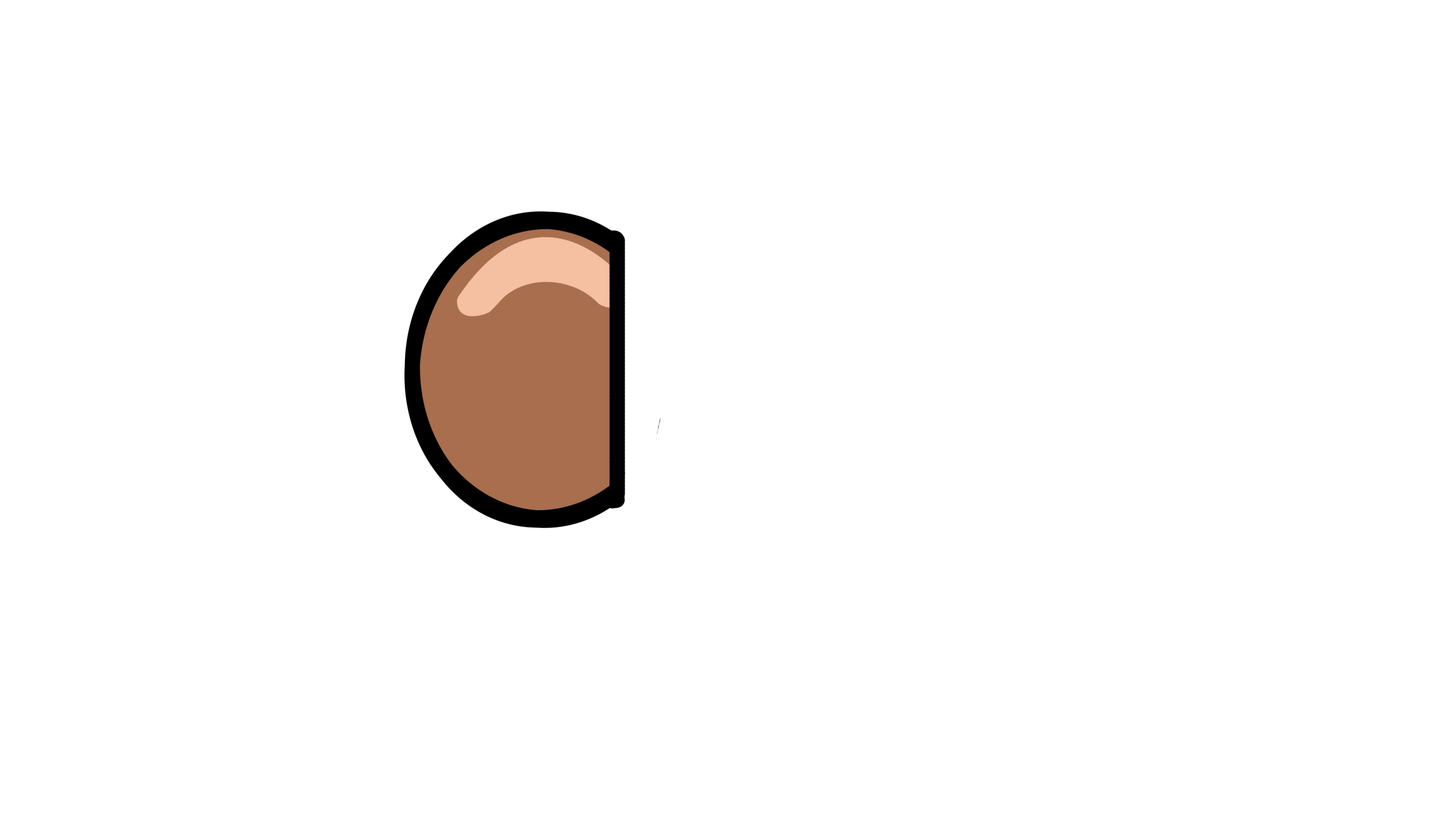
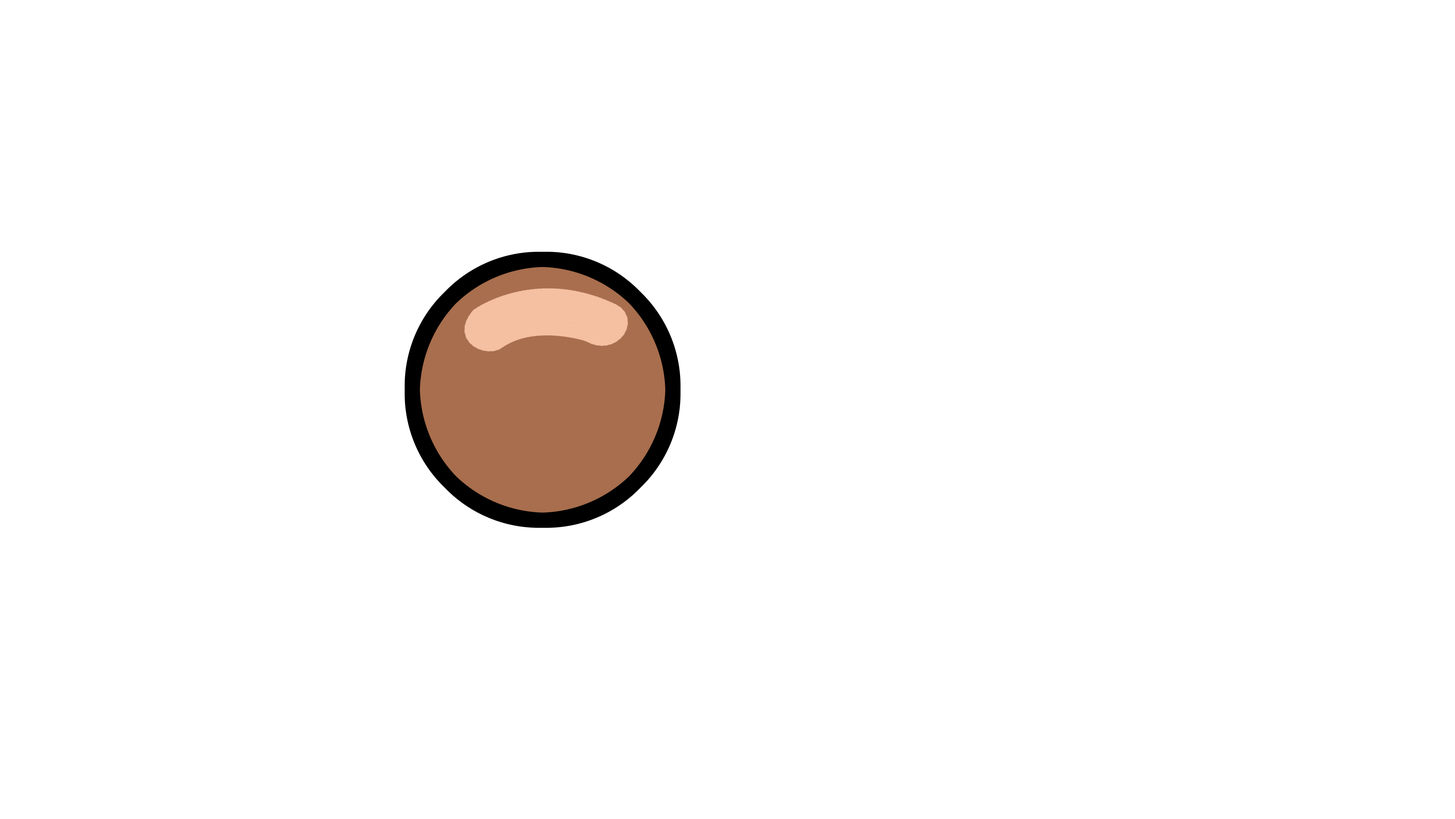
Before/after of a 1455 x 819 layered artwork. What changed in the layer stack:
hid group "WallHit_02" (4 layers) over [404, 210, 662, 529]
showed group "Idle_01" (3 layers) over [404, 251, 681, 528]
